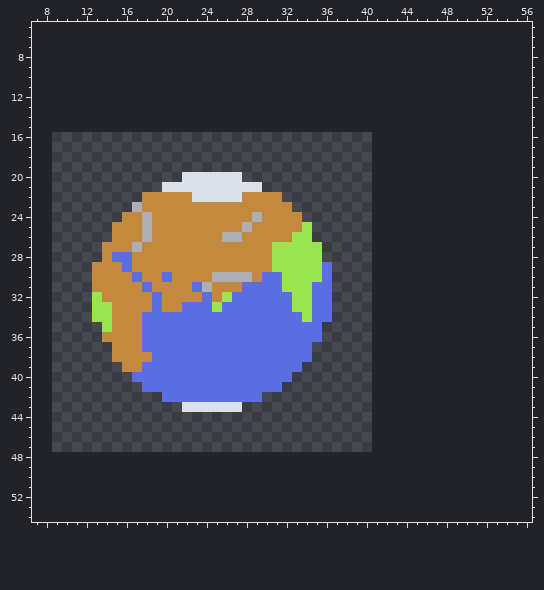
A pixel-art sprite gets an edit: Assets/Sprites/Level Select/Planets/Planet.png. Above: the version before the commit.
The file is 32x32 pixels. Shown: x 7..56, y 5..54. The old version is drawn lined up with the new one, on the new canvas.
After the commit:
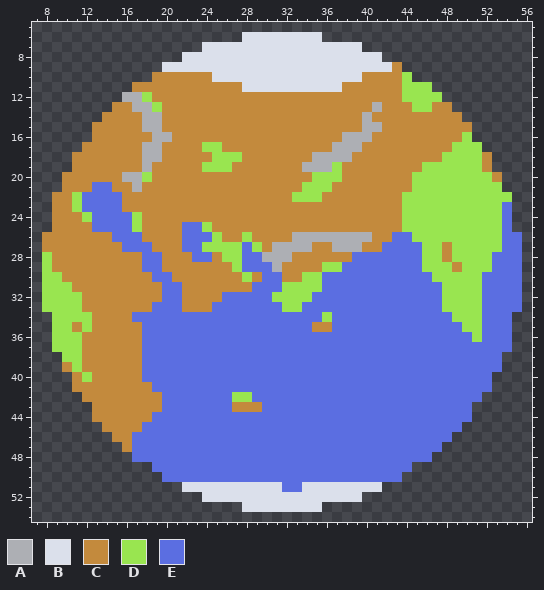
Palette (. is transparent): A #adafb4  B #dbe0eb  C #c38a3d  D #99e550  E #5b6ee1
Edits made:
canvas 32x32 -> 64x64, the old top-left corner now at 9,16
Changed rows in their new state; - is an unchanged pixel.
first column x 8:
 6 --------------------BBBBBBBB--------------------
 7 ----------------BBBBBBBBBBBBBBBB----------------
 8 --------------BBBBBBBBBBBBBBBBBBBB--------------
 9 ------------BBBBBBBBBBBBBBBBBBBBBBBC------------
10 -----------CCCCCCBBBBBBBBBBBBBBBCCCCD-----------
11 ---------CCCCCCCCCCCBBBBBBBBBBCCCCCCDDD---------
12 --------AADCCCCCCCCCCCCCCCCCCCCCCCCCDDDD--------
13 -------CCAADCCCCCCCCCCCCCCCCCCCCCACCCDDCC-------
14 ------CCCCAACCCCCCCCCCCCCCCCCCCCACCCCCCCCC------
15 -----CCCCCAACCCCCCCCCCCCCCCCCCCCAACCCCCCCCC-----
16 -----CCCCCCAACCCCCCCCCCCCCCCCCAAACCCCCCCCCD-----
17 ----CCCCCCAACCCCDDCCCCCCCCCCCAAACCCCCCCCCDDD----
18 ---CCCCCCCAACCCCCDDDCCCCCCCAAAACCCCCCCCCDDDDC---
19 ---CCCCCCCACCCCCDDDCCCCCCCAAADCCCCCCCCDDDDDDC---
20 --CCCCCCAADCCCCCCCCCCCCCCCCDDDCCCCCCCDDDDDDDDC--
21 --CCCEECCACCCCCCCCCCCCCCCCDDDCCCCCCCCDDDDDDDDD--
22 -CCDEEEECC-----CCCCC----CDDDCCCCCCCCDDDDDDDDDDD-
23 -CCDEEEECC---------------CCCCCCCCCCCDDDDDDDDDDE-
24 -CCCDEEEEDC----------C----CCCCCCCCCCDDDDDDDDDDE-
25 -CCCCEEEEDC---EED---C-----CCCCCCCCCCDDDDDDDDDDE-
26 CCCCCCCEEEC---EEEDCCD----AAAAAAAACCEEDDDDDDDDDEE
27 CCCCCC--EEE---EEDDDDED-AAAACCAAACCEEEEDDCDDDDDEE
28 DCCCCC-CC-EE---EE-DDEEAAACCCCCCEEEEEEEDDCDDDDEEE
29 DCCCC---C-EE-------DEEEACCCCDDEEEEEEEEDDDCDDDEEE
30 DDCCC----C-E-----CCCD---CC---EEEEEEEEEEDDDDDEEEE
31 DDDCC-----C-EE-CC---C------D-EEEEEEEEEEEDDDDEEEE
32 DDDDCC-----CEE--C-E----DD----EEEEEEEEEEEDDDDEEEE
33 DDDDCCC-----EECCCE------D-E--EEEEEEEEEEEDDDDEEEE
34 -DDDDCC--E----------------E-DEEEEEEEEEEEEDDDEEE-
35 -DDCDCC--------------------CCEEEEEEEEEEEEEDDEEE-
36 -DDDCC----------------------EEEEEEEEEEEEEEEDEEE-
37 -DDDCCC--------------------EEEEEEEEEEEEEEEEEEEE-
38 --DDCCC---E----------------EEEEEEEEEEEEEEEEEEE--
39 --CDCCCC------------------EEEEEEEEEEEEEEEEEEEE--
40 ---CDCCCCC---------------EEEEEEEEEEEEEEEEEEEE---
41 ---CCCCCCCC-------------EEEEEEEEEEEEEEEEEEEEE---
42 ----CCCCCCCC-------DD-EEEEEEEEEEEEEEEEEEEEEE----
43 -----CCCCCCCEEEEEEECCCEEEEEEEEEEEEEEEEEEEEE-----
44 -----CCCCCCEEEEEEEEEEEEEEEEEEEEEEEEEEEEEEEE-----
45 ------CCCCEEEEEEEEEEEEEEEEEEEEEEEEEEEEEEEE------
46 -------CCEEEEEEEEEEEEEEEEEEEEEEEEEEEEEEEE-------
47 --------CEEEEEEEEEEEEEEEEEEEEEEEEEEEEEEE--------
48 ---------EEEEEEEEEEEEEEEEEEEEEEEEEEEEEE---------
49 -----------EEEEEEEEEEEEEEEEEEEEEEEEEE-----------
50 ------------EEEEEEEEEEEEEEEEEEEEEEEE------------
51 --------------BBBBBBBBBBEEBBBBBBBB--------------
52 ----------------BBBBBBBBBBBBBBBB----------------
53 --------------------BBBBBBBB--------------------
Boxes around the changes in both pictures, in picture pixels (x1, y1, x2, y2):
changed: (42, 32, 522, 512)
